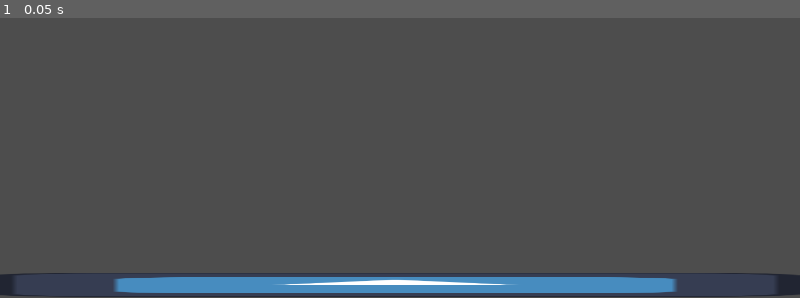
Above: before the commit, frame 1.
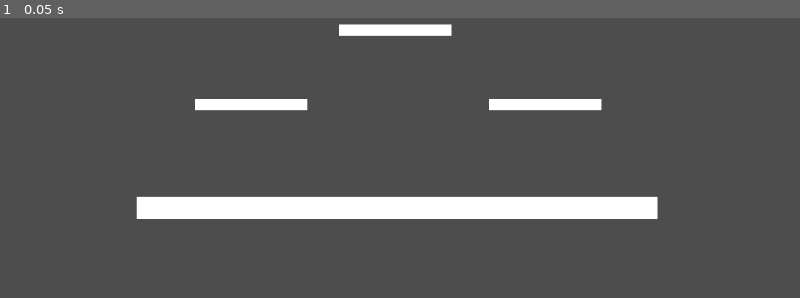
Above: after the commit, the same moment.

Repository: cherrybloom002/S-DJam
Game: Godot game, scene res://scenes/Stage/stage.tscn
Two runs of this game, one before a commit and one after it. Both use one fixed random seed, a clock stepped at 60 frames per second and the inputs below. The engine's default icon, where the game draws it, is replaced by a stand-in: a white triangle on a blue panel in a dark square.
Inputs:
- Up to frame 1 (0.05 s): no input

The runs differ from the first frame. In frame 1, 12% of the frame differs, in the area x 0-100%, y 2-100%.

Commit message:
Costruito lo Stage
Arena con una piattaforma Ground come base 3 piattaforme Platform di supporto. Lo stage è sospeso nel vuoto per permettere la caduta del giocatore.

Diff:
--- a/s&d-jam/scenes/Stage/stage.tscn
+++ b/s&d-jam/scenes/Stage/stage.tscn
@@ -1,19 +1,48 @@
 [gd_scene format=3 uid="uid://cugw6hb5txr0l"]
 
-[ext_resource type="Texture2D" uid="uid://h6xkmgv57vp4" path="res://icon.svg" id="1_igr15"]
+[sub_resource type="RectangleShape2D" id="RectangleShape2D_f0ot8"]
+size = Vector2(82.005875, 120)
 
-[sub_resource type="RectangleShape2D" id="RectangleShape2D_g4v7s"]
+[sub_resource type="RectangleShape2D" id="RectangleShape2D_igr15"]
+size = Vector2(60, 6)
 
 [node name="Stage" type="Node2D" unique_id=1377701709]
 
-[node name="Sprite2D" type="Sprite2D" parent="." unique_id=1598401613]
+[node name="Ground" type="StaticBody2D" parent="." unique_id=1392233870]
 position = Vector2(210.99998, 233)
 scale = Vector2(3.39, 0.1)
-texture = ExtResource("1_igr15")
 
-[node name="StaticBody2D" type="StaticBody2D" parent="Sprite2D" unique_id=1392233870]
+[node name="CollisionShape2D" type="CollisionShape2D" parent="Ground" unique_id=1534266909]
+position = Vector2(0.29499054, -410)
+scale = Vector2(1.0000002, 1)
+shape = SubResource("RectangleShape2D_f0ot8")
 
-[node name="CollisionShape2D" type="CollisionShape2D" parent="Sprite2D/StaticBody2D" unique_id=963488525]
-scale = Vector2(6.42, 5.34)
-shape = SubResource("RectangleShape2D_g4v7s")
-debug_color = Color(0.86879, 0.0005298233, 0.8546959, 0.41960785)
+[node name="Polygon2D" type="Polygon2D" parent="Ground" unique_id=1290014321]
+polygon = PackedVector2Array(-40.707962, -470, -40.707962, -350, 41.29794, -350, 41.29794, -470)
+
+[node name="Platform1" type="StaticBody2D" parent="." unique_id=1194777302]
+
+[node name="CollisionShape2D" type="CollisionShape2D" parent="Platform1" unique_id=19647699]
+position = Vector2(134, 137)
+shape = SubResource("RectangleShape2D_igr15")
+
+[node name="Polygon2D" type="Polygon2D" parent="Platform1" unique_id=1479549123]
+polygon = PackedVector2Array(104, 134, 104, 140, 164, 140, 164, 134)
+
+[node name="Platform2" type="StaticBody2D" parent="." unique_id=1549997487]
+
+[node name="CollisionShape2D" type="CollisionShape2D" parent="Platform2" unique_id=1246625004]
+position = Vector2(291, 137)
+shape = SubResource("RectangleShape2D_igr15")
+
+[node name="Polygon2D" type="Polygon2D" parent="Platform2" unique_id=1121431999]
+polygon = PackedVector2Array(261, 134, 261, 140, 321, 140, 321, 134)
+
+[node name="Platform3" type="StaticBody2D" parent="." unique_id=58686894]
+
+[node name="CollisionShape2D" type="CollisionShape2D" parent="Platform3" unique_id=1669096712]
+position = Vector2(211, 97)
+shape = SubResource("RectangleShape2D_igr15")
+
+[node name="Polygon2D" type="Polygon2D" parent="Platform3" unique_id=105052652]
+polygon = PackedVector2Array(181, 94, 181, 100, 241, 100, 241, 94)
